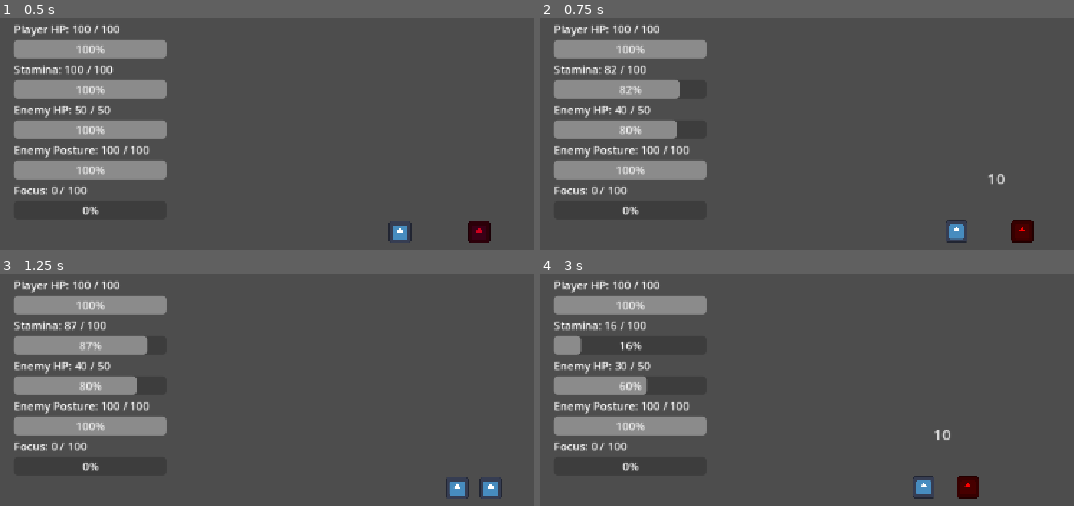
Above: before the commit, frames 1-4 (two rows, left to right).
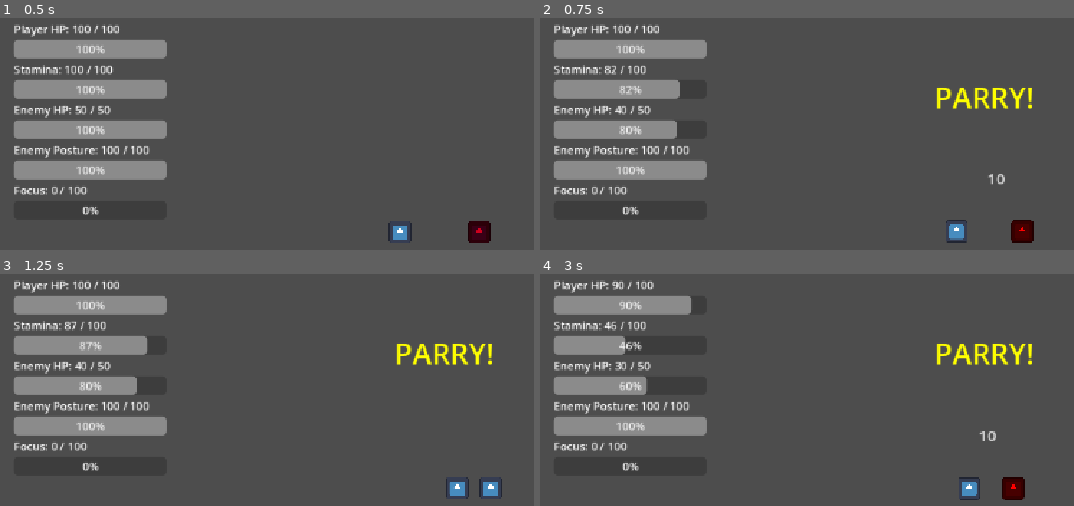
Above: after the commit, the same moments.

Repository: shanwinder/lastblade
Game: Godot game, scene res://scenes/main/Main.tscn
The game is run twice, just before and just after one commit, with the same random seed, the same clock (stepped at 60 frames per second) and the same inputs. The engine's default icon, where the game draws it, is replaced by a stand-in: a white triangle on a blue panel in a dark square.
Inputs:
- Up to frame 1 (0.5 s): no input
- Up to frame 2 (0.75 s): hold Right (ui_right) from 0.53 s (still down); tap J (attack) at 0.6 s
- Up to frame 3 (1.25 s): keep holding Right (ui_right); tap K (dash) at 0.8 s
- Up to frame 4 (3 s): release Right (ui_right) at 1.28 s; hold Left (ui_left) 1.28-2.03 s; tap K (dash) at 1.35 s; tap L (parry) at 1.55, 2.1 s; hold Right (ui_right) from 2.03 s (still down); tap J (attack) at 2.3, 2.85 s

Frame 1 is identical in both runs. In frame 2, 0.8% of the frame differs, in the area x 74-93%, y 30-40%; in frame 3, 0.8%; in frame 4, 3.2%, in the area x 7-93%, y 2-98%.

Commit message:
Add visual attack hints to HUD for player guidance
Implement a hint system that displays 'PARRY!' or 'DASH!' prompts on the HUD based on enemy attack type. The hint appears during the enemy's wind-up phase to give players time to react, then clears when the actual attack begins. Also adjusts attack wind-up timings: normal attacks reduced from 0.90s to 0.65s, and heavy attacks increased from 0.65s to 0.95s for better gameplay balance.

Diff:
--- a/last-blade-trial/EnemyDummy.gd
+++ b/last-blade-trial/EnemyDummy.gd
@@ -5,6 +5,10 @@
 
 # ส่งสัญญาณเมื่อศัตรูตาย เพื่อให้ HUD หรือ Main แสดง Victory
 signal enemy_died
+
+# ส่งสัญญาณไปให้ HUD แสดงคำเตือนท่าโจมตีของศัตรู
+# เช่น Normal Slash ให้ Parry / Heavy Slash ให้ Dash
+signal enemy_attack_hint_changed(hint_text: String, hint_color: Color)
 
 # =========================
 # ค่าพื้นฐานของศัตรู
@@ -24,7 +28,7 @@
 
 # เวลาก่อนศัตรูโจมตีจริง
 # ใช้เป็นช่วงเตือนให้ผู้เล่นเห็นจังหวะ Dash หรือ Parry
-@export var attack_windup_time: float = 0.90
+@export var attack_windup_time: float = 0.65
 
 # ระยะเวลาที่ Hitbox ของศัตรูเปิดตอนโจมตี
 @export var attack_active_time: float = 0.18
@@ -46,7 +50,7 @@
 
 # เวลาก่อนท่าโจมตีหนักจะออกจริง
 # นานกว่าท่าปกติ เพื่อให้ผู้เล่นมีเวลาอ่านท่า
-@export var heavy_attack_windup_time: float = 0.65
+@export var heavy_attack_windup_time: float = 0.95
 
 # ระยะเวลาที่ Hitbox ของท่าโจมตีหนักเปิดอยู่
 @export var heavy_attack_active_time: float = 0.24
@@ -292,6 +296,18 @@
 	# ส่งค่า HP และ Posture ของศัตรูไปให้ HUD
 	enemy_stats_changed.emit(current_hp, max_hp, current_posture, max_posture)
 
+func emit_attack_hint() -> void:
+	# ถ้าท่าปัจจุบัน Parry ได้ ให้บอกผู้เล่นว่าควร Parry
+	if current_attack_can_be_parried:
+		enemy_attack_hint_changed.emit("PARRY!", Color.YELLOW)
+	else:
+		# ถ้าท่าปัจจุบัน Parry ไม่ได้ ให้บอกผู้เล่นว่าควร Dash
+		enemy_attack_hint_changed.emit("DASH!", Color(1.0, 0.35, 0.0, 1.0))
+
+func clear_attack_hint() -> void:
+	# ส่งข้อความว่าง เพื่อให้ HUD ซ่อนคำเตือน
+	enemy_attack_hint_changed.emit("", Color.WHITE)
+
 func choose_attack_pattern() -> void:
 	# สุ่มเลข 0.0 ถึง 1.0 เพื่อเลือกว่าจะใช้ท่าปกติหรือท่าหนัก
 	var roll: float = randf()
@@ -356,6 +372,9 @@
 	var my_attack_id := attack_sequence_id
 
 	print("Enemy Wind-up:", current_attack_name)
+
+	# ส่งคำเตือนขึ้น HUD เพื่อให้ผู้เล่นอ่านท่าได้จากจอ ไม่ต้องดู console
+	emit_attack_hint()
 
 	# แสดงสีเตือนตามชนิดท่า
 	if current_attack_can_be_parried:
@@ -378,6 +397,10 @@
 	# เริ่มโจมตีจริง
 	is_attacking = true
 
+	# ล้างคำเตือนเมื่อเข้าสู่จังหวะโจมตีจริง
+	# เพราะผู้เล่นต้องตัดสินใจไปแล้วในช่วง Wind-up
+	clear_attack_hint()
+
 	# เปลี่ยนสีกลับก่อนเปิด Hitbox
 	if is_instance_valid(sprite_2d):
 		sprite_2d.modulate = Color.WHITE
@@ -496,6 +519,9 @@
 
 	print("Enemy staggered!")
 
+	# ล้างคำเตือน เพราะท่าโจมตีถูกยกเลิกแล้ว
+	clear_attack_hint()
+
 	# เพิ่ม sequence เพื่อยกเลิก attack coroutine เก่าที่อาจยัง await ค้างอยู่
 	attack_sequence_id += 1
 
@@ -558,6 +584,9 @@
 		return
 
 	print("Enemy POSTURE BROKEN!")
+
+	# ล้างคำเตือน เพราะศัตรูเสียสมดุลและหยุดโจมตีแล้ว
+	clear_attack_hint()
 
 	# ตั้งสถานะ Break
 	is_posture_broken = true
@@ -878,6 +907,9 @@
 	# ตั้งสถานะว่าตายแล้ว
 	is_dead = true
 
+	# ล้างคำเตือนบน HUD เมื่อศัตรูตาย
+	clear_attack_hint()
+
 	# คืนความเร็วเกมกลับเป็นปกติ เผื่อศัตรูตายระหว่าง Hit Stop
 	Engine.time_scale = 1.0
 
--- a/last-blade-trial/HUD.gd
+++ b/last-blade-trial/HUD.gd
@@ -47,6 +47,10 @@
 
 # ข้อความผลลัพธ์ตอนจบเกม เช่น Game Over หรือ Victory
 @onready var game_result_label: Label = $Control/GameResultLabel
+
+# Label สำหรับแสดงคำเตือนท่าศัตรู เช่น PARRY! หรือ DASH!
+# สร้างด้วยโค้ดใน _ready() เพื่อไม่ต้องแก้ Main.tscn ตอนนี้
+var attack_hint_label: Label
 
 # ใช้เช็กว่าเกมจบแล้วหรือยัง
 var is_game_finished: bool = false
@@ -70,6 +74,11 @@
 	# เมื่อ HP หรือ Posture ของศัตรูเปลี่ยน HUD จะอัปเดตทันที
 	enemy.enemy_stats_changed.connect(update_enemy_stats)
 
+		# เชื่อม signal คำเตือนท่าศัตรู
+	# ถ้า EnemyDummy มี signal นี้ ให้ HUD แสดงข้อความ PARRY! หรือ DASH!
+	if enemy.has_signal("enemy_attack_hint_changed"):
+		enemy.enemy_attack_hint_changed.connect(update_attack_hint)
+
 	# เชื่อม signal เมื่อตัวละครผู้เล่นตาย
 	player.player_died.connect(show_game_over)
 
@@ -78,6 +87,9 @@
 
 	# ซ่อนข้อความผลลัพธ์ตอนเริ่มเกม
 	game_result_label.text = ""
+
+	# สร้าง Label สำหรับคำเตือนท่าศัตรู
+	create_attack_hint_label()
 
 	update_player_stats(
 	player.current_hp,
@@ -91,6 +103,47 @@
 	# อัปเดต HUD ของ Enemy ครั้งแรกตอนเริ่มเกม
 	update_enemy_stats(enemy.current_hp, enemy.max_hp, enemy.current_posture, enemy.max_posture)
 
+func create_attack_hint_label() -> void:
+	# สร้าง Label ใหม่สำหรับบอกผู้เล่นว่าควร Parry หรือ Dash
+	attack_hint_label = Label.new()
+
+	# เริ่มต้นให้ไม่มีข้อความ
+	attack_hint_label.text = ""
+
+	# ทำให้ตัวอักษรใหญ่พอสำหรับอ่านบนมือถือ
+	attack_hint_label.add_theme_font_size_override("font_size", 42)
+
+	# จัดข้อความให้อยู่กึ่งกลาง
+	attack_hint_label.horizontal_alignment = HORIZONTAL_ALIGNMENT_CENTER
+	attack_hint_label.vertical_alignment = VERTICAL_ALIGNMENT_CENTER
+
+	# ตั้งขนาดพื้นที่ข้อความ
+	attack_hint_label.custom_minimum_size = Vector2(500, 80)
+
+	# วางตำแหน่งกลางบนของจอแบบง่าย ๆ ก่อน
+	# ภายหลังค่อยปรับให้ responsive กับมือถือจริง
+	attack_hint_label.position = Vector2(390, 90)
+
+	# ให้ข้อความอยู่หน้าสุด
+	attack_hint_label.z_index = 200
+
+	# เพิ่มเข้าไปใต้ Control ของ HUD
+	$Control.add_child(attack_hint_label)
+
+
+func update_attack_hint(hint_text: String, hint_color: Color) -> void:
+	# ถ้ายังไม่ได้สร้าง Label ให้ไม่ทำอะไร เพื่อป้องกัน error
+	if attack_hint_label == null:
+		return
+
+	# อัปเดตข้อความ เช่น PARRY! หรือ DASH!
+	attack_hint_label.text = hint_text
+
+	# อัปเดตสีให้ตรงกับท่าโจมตี
+	attack_hint_label.modulate = hint_color
+
+	# ถ้าไม่มีข้อความ ให้ซ่อน Label
+	attack_hint_label.visible = hint_text != ""
 
 func update_player_stats(
 	current_hp: int,
Not shown, changed: .DS_Store
Not shown, added: docs/.DS_Store
